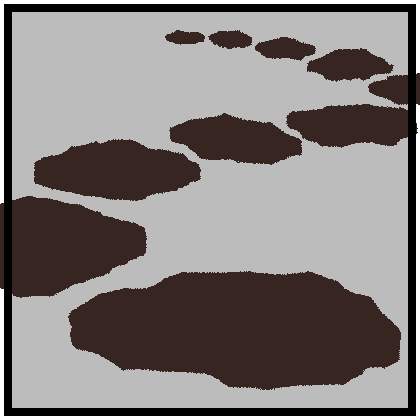
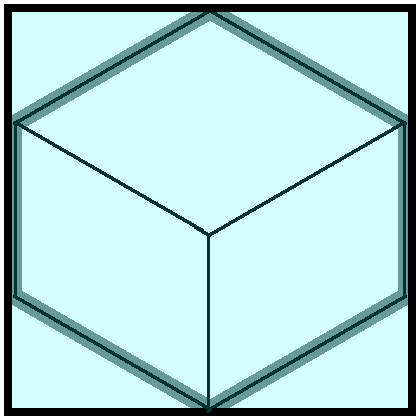
Two versions of the same layered image (420px x 420px). Layer-by-layer changes:
added layer "レイヤー #6" above "レイヤー #1" over [left=12, top=12, right=408, bottom=413]
painted on "レイヤー #1" over [left=12, top=12, right=408, bottom=413]
hid "area_distance.png" over [left=0, top=30, right=420, bottom=390]
painted on "背景" over [left=12, top=12, right=408, bottom=413]
